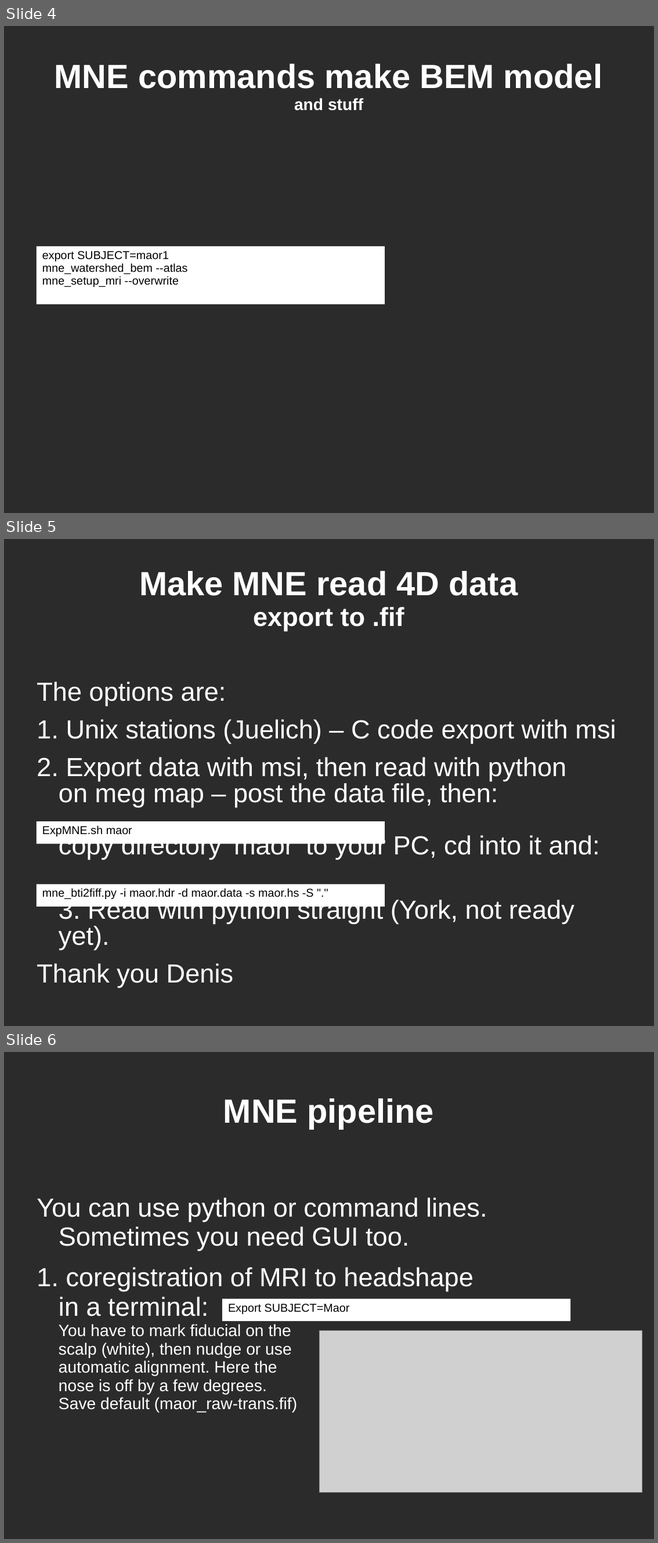
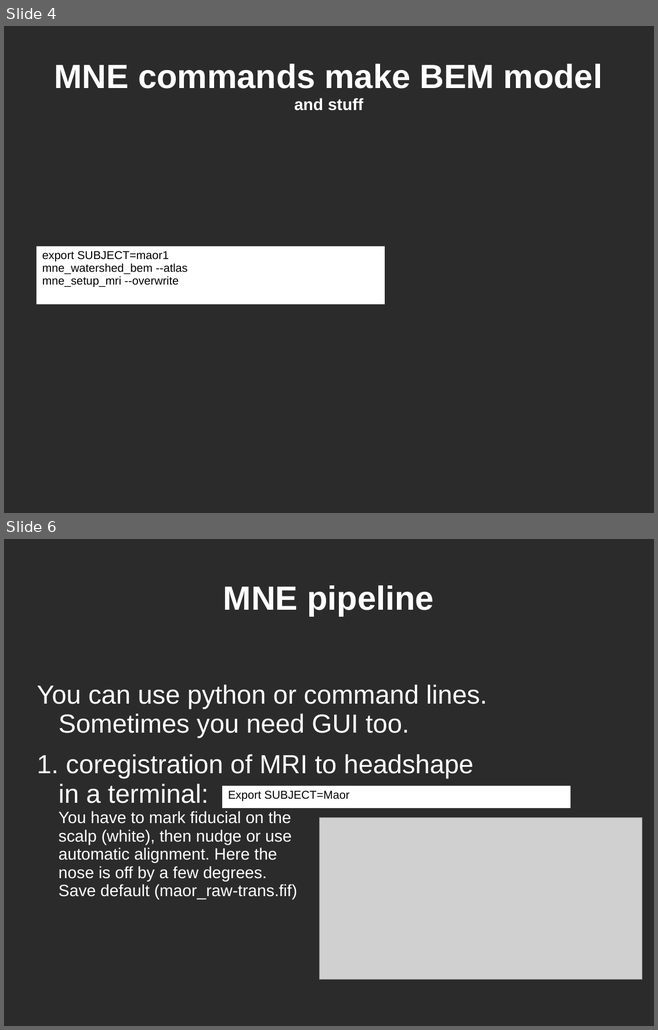
Before and after one commit to yuval-harpaz/work-drafts, a slide deck: docs/mne.ppt. Shown one above the other, each under a label of ours: slides 4, 5 and 6 before the commit, slides 4 and 6 after it; the slides between them are not shown. The pictures are 658x1543 and 658x1030 pixels, drawn with LibreOffice and Linux fonts; fonts in the diff are those of the drawing; grey boxes stand for pictures; background and template pictures are left out; a plain dark background stands for a picture behind light text. Boxes give left, top, right and bottom in pixels: in the first picture for what was removed or moved away, otherwise in the second. Text is boxed around its words. In the diff, an @@ line names an element or a change of style, - is before the commit and + after.

Commit message:
bti2fiff

```diff
--- a/docs/mne.ppt
+++ b/docs/mne.ppt
@@ slide 5 removed at [4,539,654,1026], background picture (left out) @@
@@ title removed at [139,571,517,631] @@
-Make MNE read 4D data
-export to .fif
@@ text removed at [36,682,615,987] @@
-The options are:
-1. Unix stations (Juelich) – C code export with msi
-2. Export data with msi, then read with python
-on meg map – post the data file, then:
-copy directory 'maor' to your PC, cd into it and:
-3. Read with python straight (York, not ready yet).
-Thank you Denis
@@ rectangle removed at [36,822,385,844] @@
-ExpMNE.sh maor
@@ rectangle removed at [36,885,385,907] @@
-mne_bti2fiff.py -i maor.hdr -d maor.data -s maor.hs -S "."
```
Also in this commit, not shown: 1 slide added, 1 other file.
